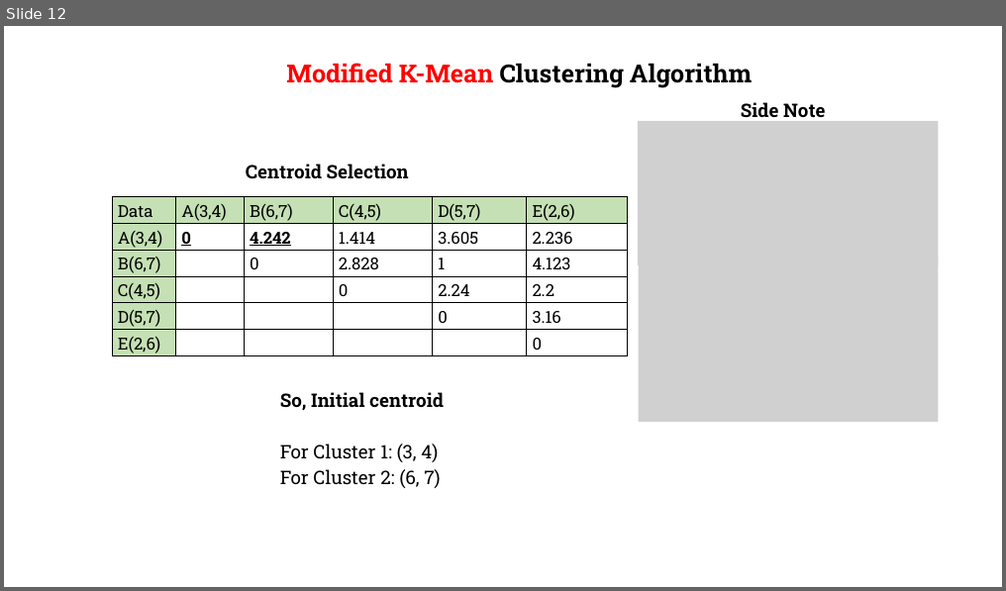
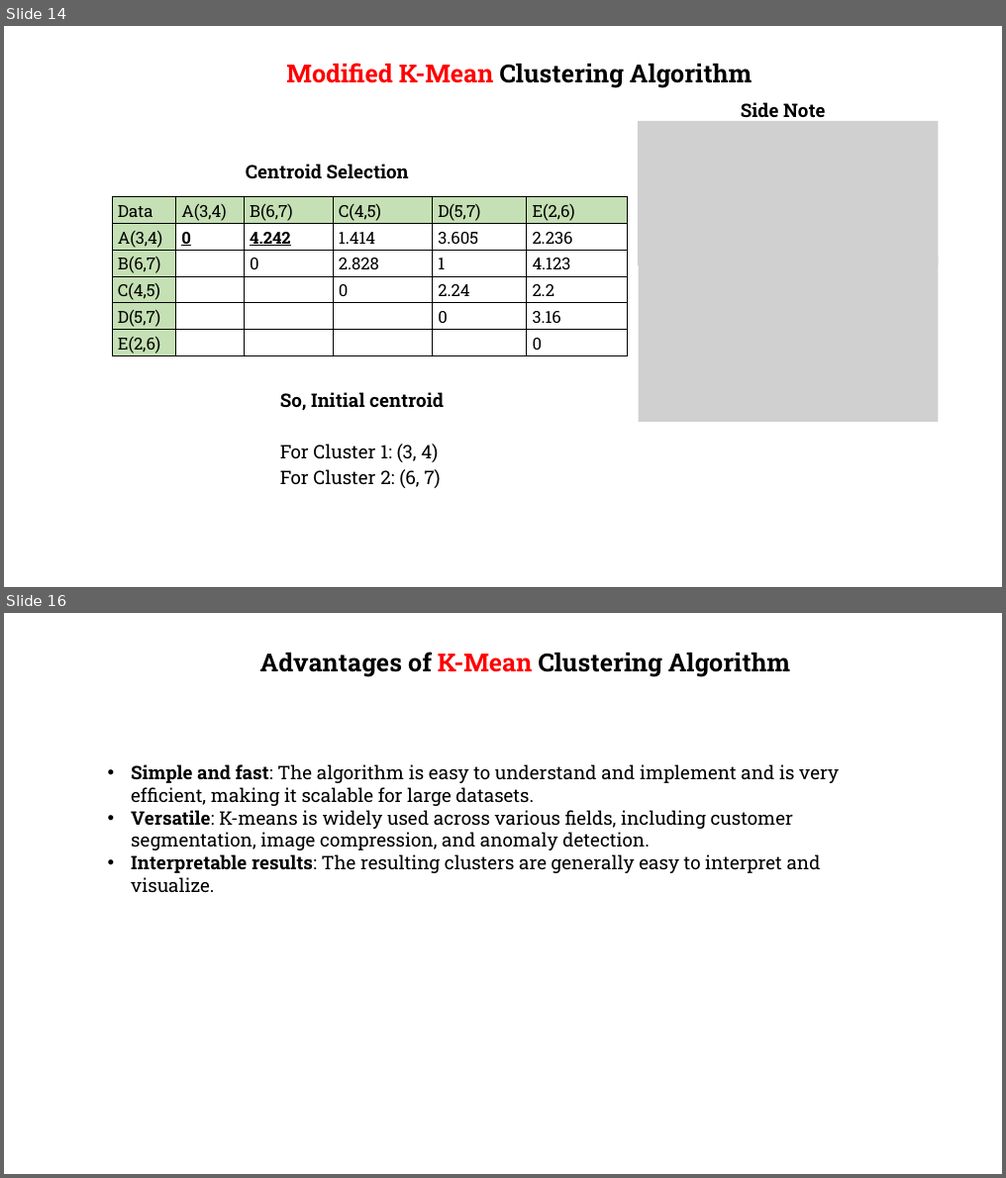
Before and after one commit to gmrr40058/data-science-ml-python-ostad, a slide deck: Class Modules/Module 14_Machine Learning-K Means Clustering, Time Seires Analysis/Class 1_K Means Clustering/K-Mean Clustering.pptx. Shown one above the other, each under a label of ours: slide 12 before the commit, slides 14 and 16 after it; the slides between them are not shown. The pictures are 1006x591 and 1006x1178 pixels, drawn with LibreOffice and Linux fonts; fonts in the diff are those of the drawing; grey boxes stand for pictures; background and template pictures are left out. Boxes give left, top, right and bottom in pixels: in the first picture for what was removed or moved away, otherwise in the second. Text is boxed around its words. In the diff, an @@ line names an element or a change of style, - is before the commit and + after.

```diff
--- a/Class Modules/Module 14_Machine Learning-K Means Clustering, Time Seires Analysis/Class 1_K Means Clustering/K-Mean Clustering.pptx
+++ b/Class Modules/Module 14_Machine Learning-K Means Clustering, Time Seires Analysis/Class 1_K Means Clustering/K-Mean Clustering.pptx
@@ slide 16 added at [4,613,1002,1174], background picture (left out) @@
@@ text added at [260,652,790,677], 24 pt, text #000000, bold @@
+Advantages of K-Mean Clustering Algorithm
@@ text added at [131,764,839,892], 18 pt, text #000000 @@
+• Simple and fast: The algorithm is easy to understand and implement and is very efficient, making it scalable for large datasets.
+• Versatile: K-means is widely used across various fields, including customer segmentation, image compression, and anomaly detection.
+• Interpretable results: The resulting clusters are generally easy to interpret and visualize.
@@ what was slide 12 is now slide 14 @@
```
Also in this commit, not shown: 5 slides changed, 5 other slides added, 1 other file.
